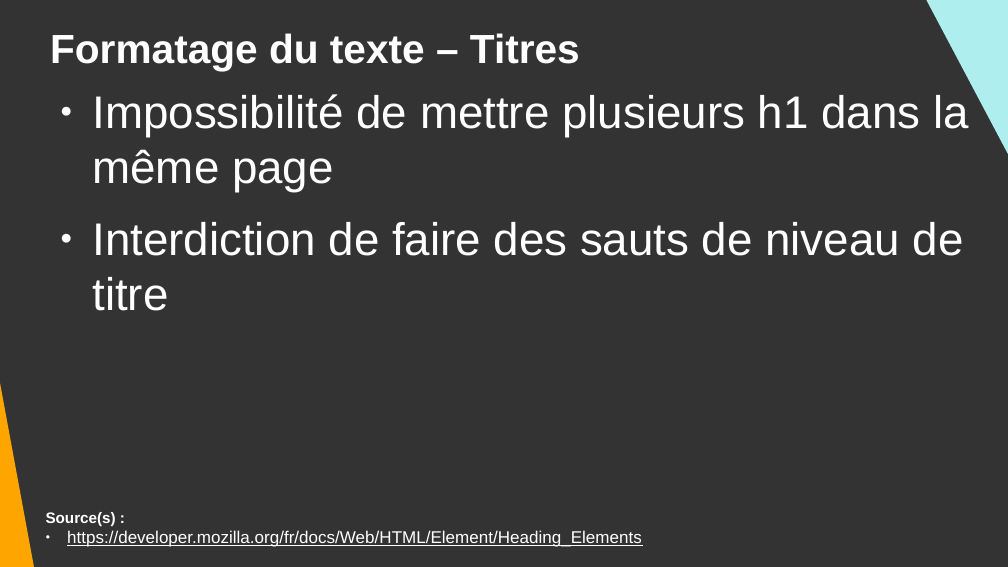
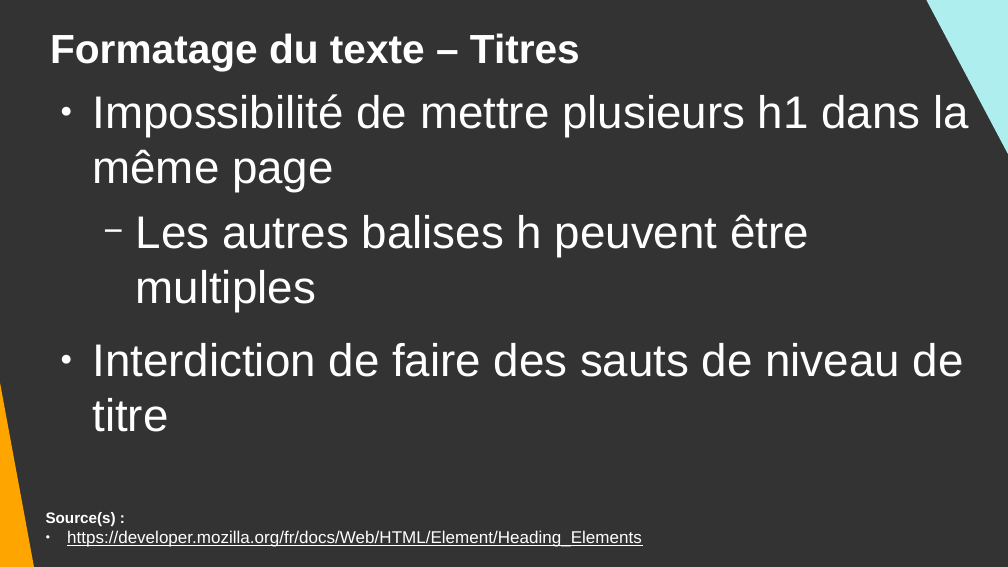
Before and after one commit to DanYellow/cours, a slide deck: slide 53 of integration-web-s1/travaux-pratiques/numero-4/presentation.odp (slide 54 before the commit). Drawn at 1008x567 pixels with LibreOffice and Linux fonts; fonts in the diff are those of the drawing. Boxes give left, top, right and bottom in pixels: in the first picture for what was removed or moved away, otherwise in the second. Text is boxed around its words. In the diff, an @@ line names an element or a change of style, - is before the commit and + after.

```diff
--- a/integration-web-s1/travaux-pratiques/numero-4/presentation.odp
+++ b/integration-web-s1/travaux-pratiques/numero-4/presentation.odp
@@ text at (136, 214, 809, 312): paragraph added @@
+  − Les autres balises h peuvent être multiples
```
Also in this commit, not shown: 5 other slides changed, 1 slide removed, 1 other file.
